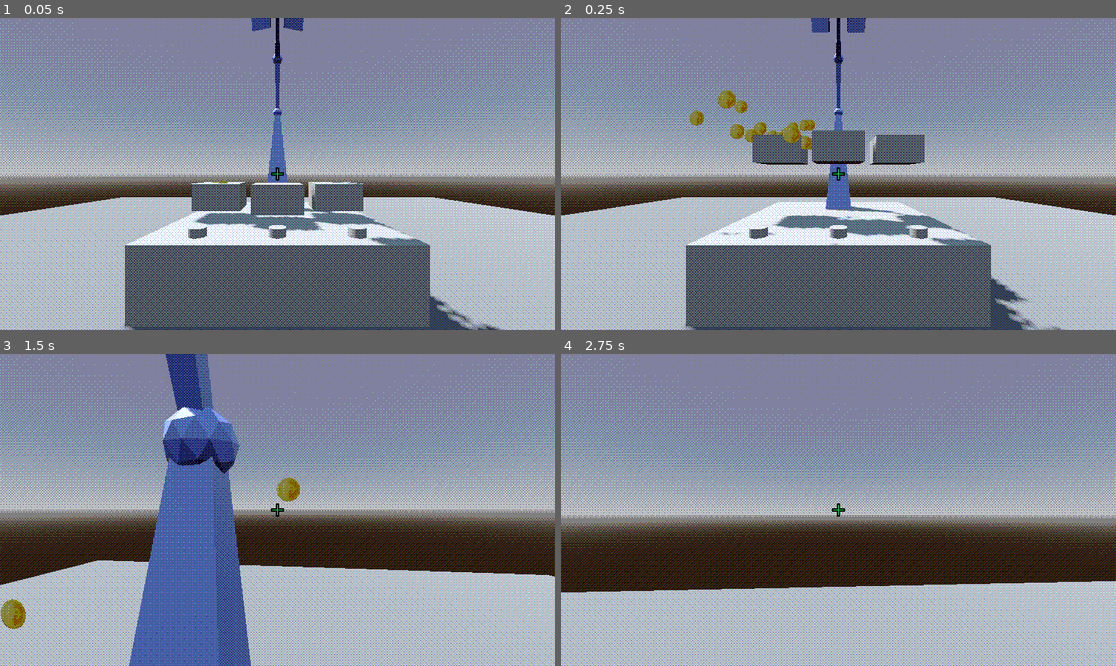
Above: before the commit, frames 1-4 (two rows, left to right).
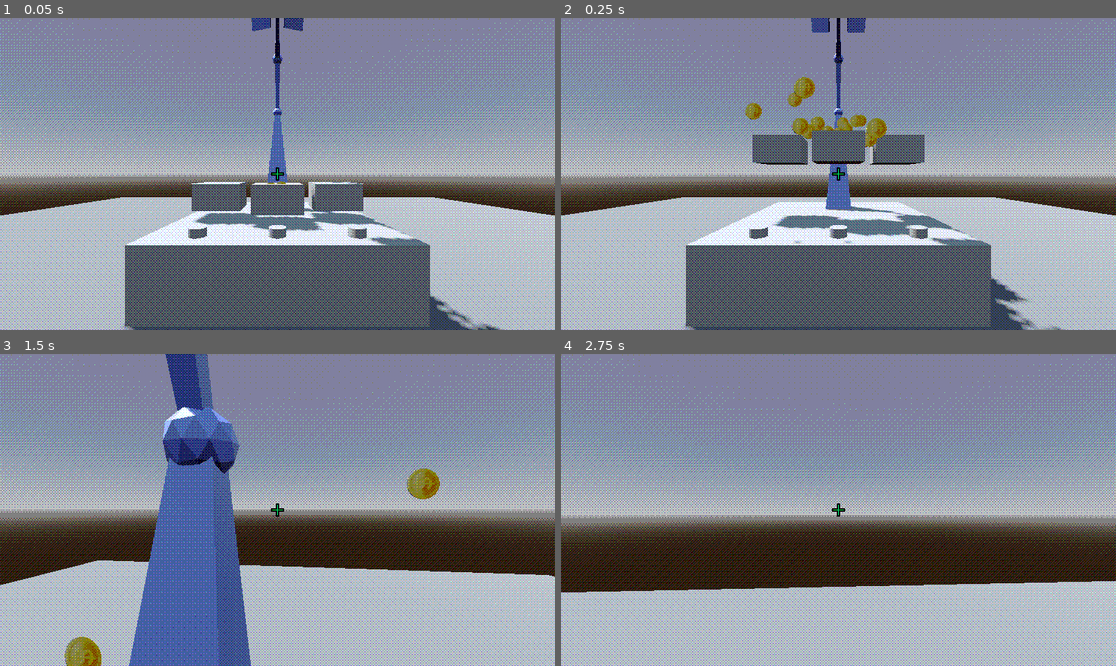
Above: after the commit, the same moments.

Repository: anniesanap/COMP-360-Group-2-Assignment-4
Game: Godot game, scene res://root.tscn
Two runs of this game, one before a commit and one after it. Both use one fixed random seed, a clock stepped at 60 frames per second and the inputs below.
Inputs (mouse positions are in pixels of both pictures, inside the frame that each line leads up to):
- Up to frame 1 (0.05 s): no input
- Up to frame 2 (0.25 s): no input
- Up to frame 3 (1.5 s): move the mouse to (305, 510) at 0.52 s; hold E (interact) 0.53-1.28 s; hold W (move_forward) from 0.53 s (still down); tap Space (jump) at 0.77 s; move the mouse to (249, 510) at 1.27 s; tap E (interact) at 1.35 s
- Up to frame 4 (2.75 s): keep holding W (move_forward); tap Space (jump) at 1.52 s; move the mouse to (849, 503) at 2.02 s; hold E (interact) from 2.03 s (still down)

The runs differ from the first frame. In frame 1, less than 0.1% of the frame differs, in the area x 38-52%, y 52-54%; in frame 2, 1.8%, in the area x 23-65%, y 18-73%; in frame 3, 1.5%; in frame 4, nothing differs.

Commit message:
Change coin explosion scene to node

Diff:
--- a/coin_explosion.tscn
+++ /dev/null
@@ -1,31 +0,0 @@
-[gd_scene load_steps=7 format=3 uid="uid://cljige46tg5uj"]
-
-[ext_resource type="Shader" path="res://Assets/coin_shader.gdshader" id="1_pbh8j"]
-[ext_resource type="Texture2D" uid="uid://d051cqovfi5oo" path="res://Assets/coin.png" id="2_0s3yx"]
-[ext_resource type="Script" path="res://coin_explosion.gd" id="3_x1b8r"]
-
-[sub_resource type="ParticleProcessMaterial" id="ParticleProcessMaterial_yyu2x"]
-
-[sub_resource type="ShaderMaterial" id="ShaderMaterial_ophjx"]
-render_priority = 0
-shader = ExtResource("1_pbh8j")
-shader_parameter/scale_factor = 1.982
-shader_parameter/coin_texture = ExtResource("2_0s3yx")
-
-[sub_resource type="CylinderMesh" id="CylinderMesh_biu6t"]
-lightmap_size_hint = Vector2i(3, 1)
-material = SubResource("ShaderMaterial_ophjx")
-add_uv2 = true
-uv2_padding = 0.37
-top_radius = 0.1
-bottom_radius = 0.1
-height = 0.001
-radial_segments = 61
-rings = 1
-
-[node name="coin explosion" type="GPUParticles3D"]
-transform = Transform3D(-0.995093, 0.0628638, 0.0764032, 0.0638424, 0.997905, 0.0104317, -0.0755875, 0.0152583, -0.997023, 1.99677, 2.0097, 0.787501)
-emitting = false
-process_material = SubResource("ParticleProcessMaterial_yyu2x")
-draw_pass_1 = SubResource("CylinderMesh_biu6t")
-script = ExtResource("3_x1b8r")
--- a/root.tscn
+++ b/root.tscn
@@ -1,10 +1,12 @@
-[gd_scene load_steps=40 format=4 uid="uid://ljd2ods15laa"]
+[gd_scene load_steps=45 format=4 uid="uid://ljd2ods15laa"]
 
 [ext_resource type="Script" path="res://player.gd" id="1_k2jet"]
 [ext_resource type="Script" path="res://arm.gd" id="1_mq7hl"]
 [ext_resource type="Script" path="res://bowl.gd" id="1_ysd7s"]
-[ext_resource type="PackedScene" uid="uid://cljige46tg5uj" path="res://coin_explosion.tscn" id="2_v802p"]
+[ext_resource type="Shader" path="res://Assets/coin_shader.gdshader" id="2_t8q2t"]
 [ext_resource type="Script" path="res://button.gd" id="2_xlyjr"]
+[ext_resource type="Texture2D" uid="uid://d051cqovfi5oo" path="res://Assets/coin.png" id="3_lewg5"]
+[ext_resource type="Script" path="res://coin_explosion.gd" id="4_y37tt"]
 [ext_resource type="Shader" path="res://buttonShader.gdshader" id="5_bryx5"]
 [ext_resource type="Shader" path="res://dither.gdshader" id="7_x1o7q"]
 [ext_resource type="Texture2D" uid="uid://dlfqishbq34t6" path="res://64x64_dither.png" id="8_x6vmd"]
@@ -46,6 +48,25 @@
 
 [sub_resource type="BoxShape3D" id="BoxShape3D_jts43"]
 size = Vector3(0.7, 0.4, 0.7)
+
+[sub_resource type="ParticleProcessMaterial" id="ParticleProcessMaterial_yyu2x"]
+
+[sub_resource type="ShaderMaterial" id="ShaderMaterial_ophjx"]
+render_priority = 0
+shader = ExtResource("2_t8q2t")
+shader_parameter/scale_factor = 1.982
+shader_parameter/coin_texture = ExtResource("3_lewg5")
+
+[sub_resource type="CylinderMesh" id="CylinderMesh_biu6t"]
+lightmap_size_hint = Vector2i(3, 1)
+material = SubResource("ShaderMaterial_ophjx")
+add_uv2 = true
+uv2_padding = 0.37
+top_radius = 0.1
+bottom_radius = 0.1
+height = 0.001
+radial_segments = 61
+rings = 1
 
 [sub_resource type="BoxShape3D" id="BoxShape3D_2erlp"]
 size = Vector3(0.7, 0.4, 0.7)
@@ -604,9 +625,6 @@
 transform = Transform3D(1, 0, 0, 0, 1, 0, 0, 0, 1, 0.3, 1, -0.9)
 script = ExtResource("1_ysd7s")
 
-[node name="coin explosion" parent="bowl1" instance=ExtResource("2_v802p")]
-transform = Transform3D(-4.37114e-08, -1, 0, 1, -4.37114e-08, 0, 0, 0, 1, 0, 0, 0)
-
 [node name="bowl1mesh" type="MeshInstance3D" parent="bowl1"]
 mesh = SubResource("BoxMesh_bkhtn")
 skeleton = NodePath("../..")
@@ -624,6 +642,13 @@
 
 [node name="bowl2collision" type="CollisionShape3D" parent="bowl2"]
 shape = SubResource("BoxShape3D_jts43")
+
+[node name="coin explosion" type="GPUParticles3D" parent="bowl2"]
+transform = Transform3D(-4.37114e-08, -1, 0, 1, -4.37114e-08, 0, 0, 0, 1, 0, 0, 0)
+emitting = false
+process_material = SubResource("ParticleProcessMaterial_yyu2x")
+draw_pass_1 = SubResource("CylinderMesh_biu6t")
+script = ExtResource("4_y37tt")
 
 [node name="bowl3" type="RigidBody3D" parent="." groups=["bowls"]]
 transform = Transform3D(1, 0, 0, 0, 1, 0, 0, 0, 1, 0.3, 1, 0.9)
